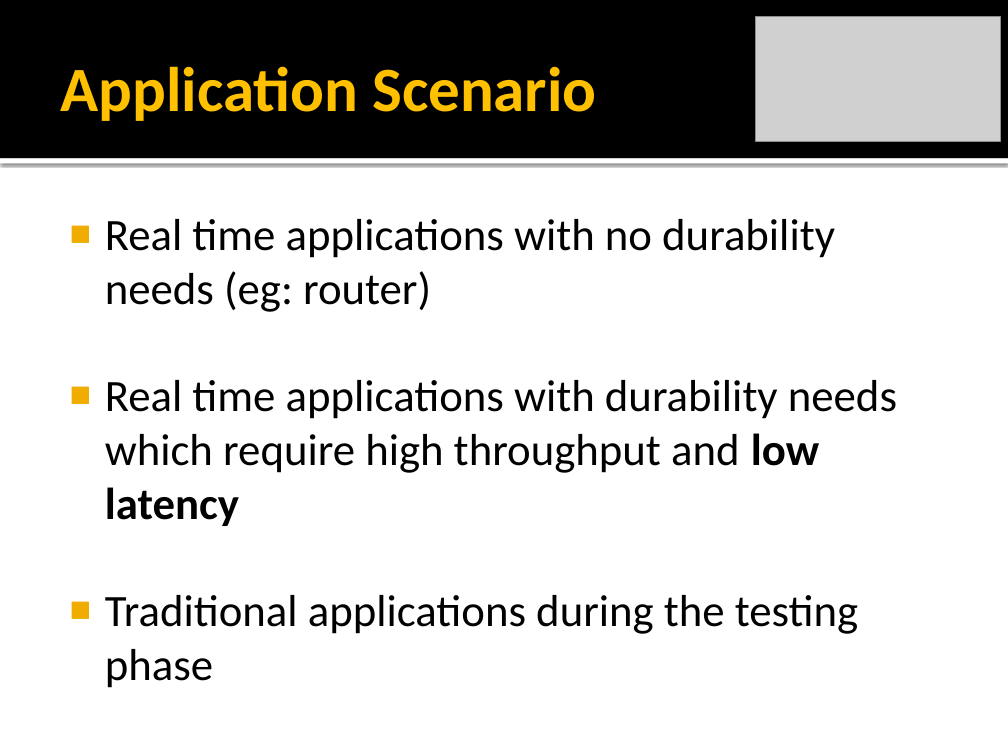
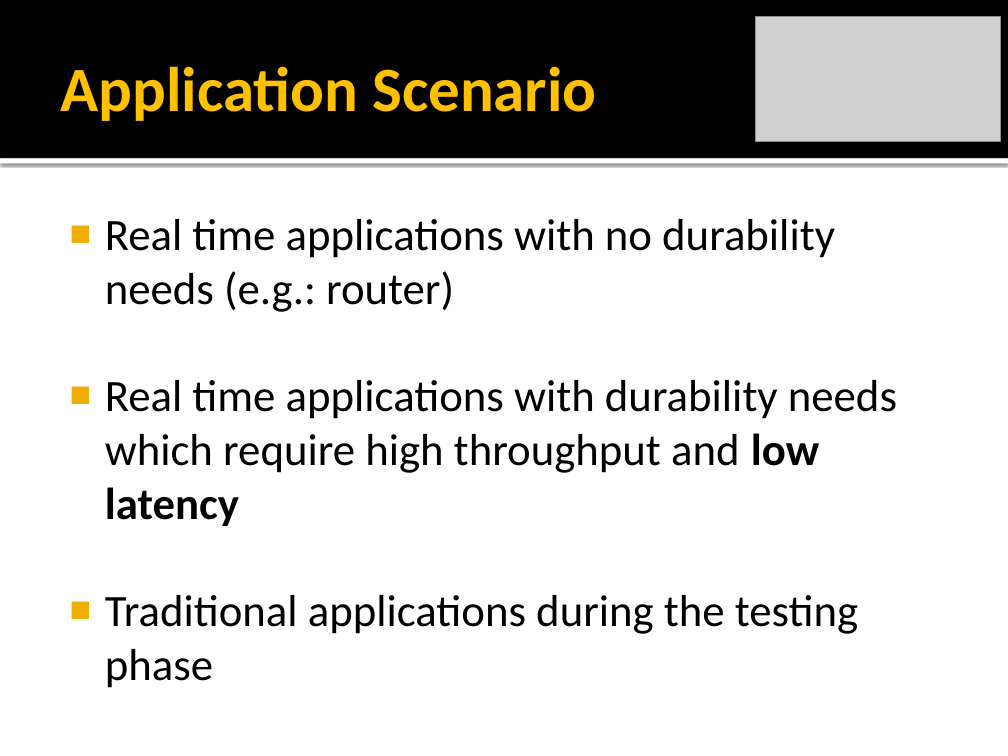
Before and after one commit to rickilama54/portable-db-bench, a slide deck: slide 3 of tesi/presentazione/Barbagallo-IMDB.pptx. Drawn at 1008x756 pixels with LibreOffice and Linux fonts; fonts in the diff are those of the drawing; grey boxes stand for pictures. Boxes give left, top, right and bottom in pixels: in the first picture for what was removed or moved away, otherwise in the second. Text is boxed around its words. In the diff, an @@ line names an element or a change of style, - is before the commit and + after.

```diff
--- a/tesi/presentazione/Barbagallo-IMDB.pptx
+++ b/tesi/presentazione/Barbagallo-IMDB.pptx
@@ text at box(105, 219, 835, 312): text changed @@
-■ Real time applications with no durability needs (eg: router)
+■ Real time applications with no durability needs (e.g.: router)
```
Also in this commit, not shown: 6 other slides changed, 1 slide added.
